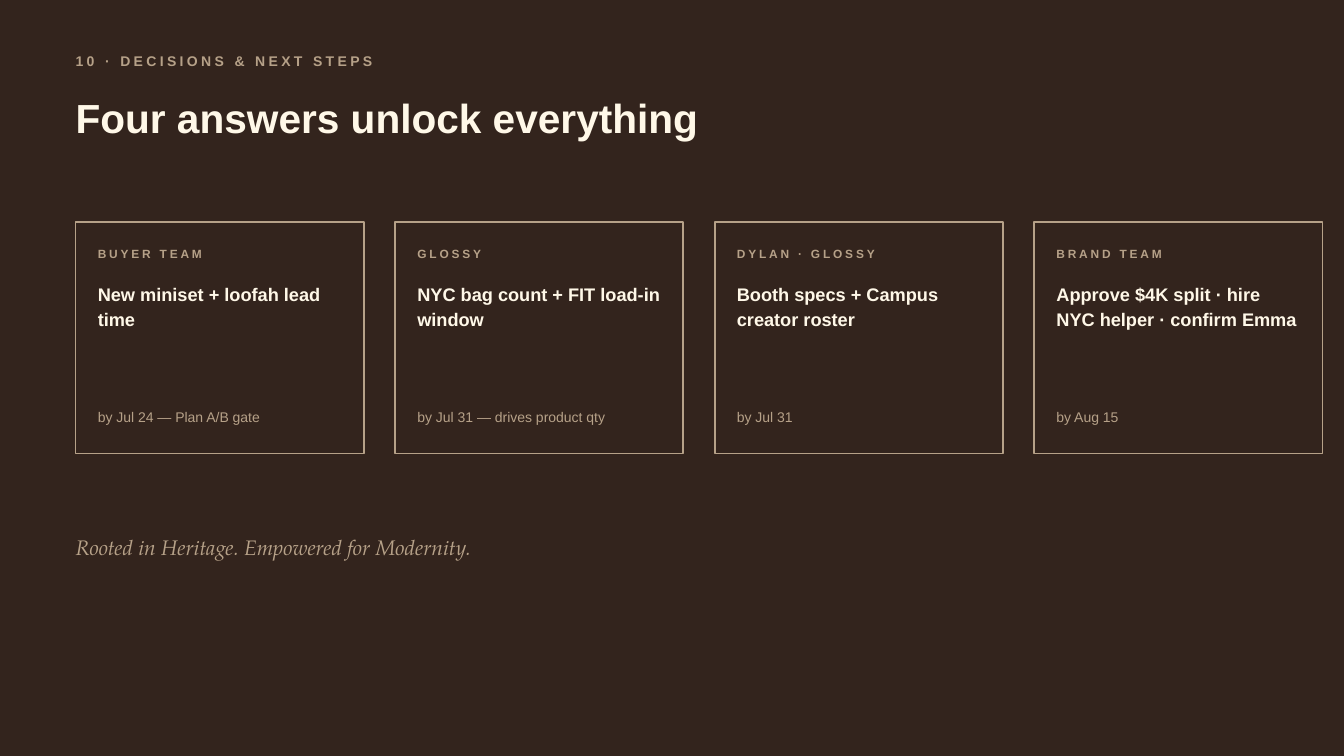
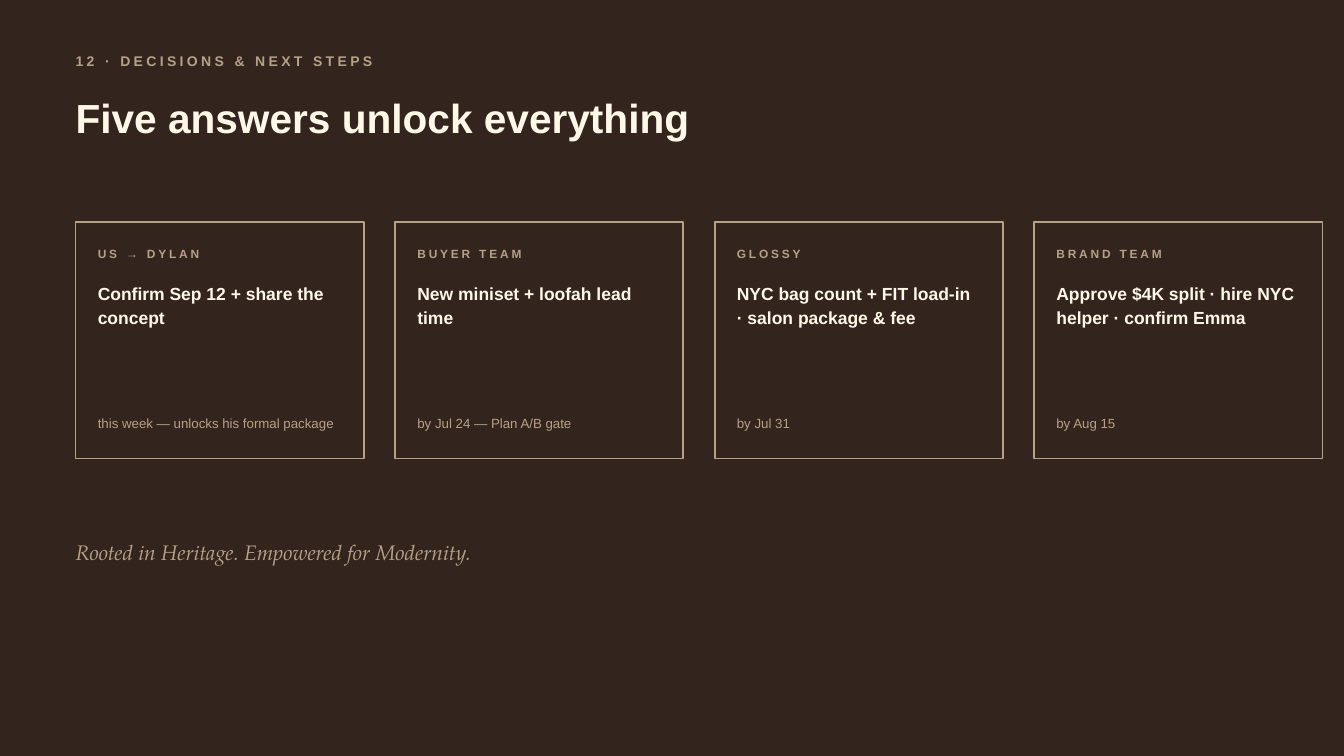
Before and after one commit to melinenguyen/cobasdaughter, a slide deck: slide 13 of glossy-gameday/glossy-september-deck.pptx (slide 11 before the commit). Drawn at 1344x756 pixels with LibreOffice and Linux fonts; fonts in the diff are those of the drawing. Boxes give left, top, right and bottom in pixels: in the first picture for what was removed or moved away, otherwise in the second. Text is boxed around its words. In the diff, an @@ line names an element or a change of style, - is before the commit and + after.

```diff
--- a/glossy-gameday/glossy-september-deck.pptx
+++ b/glossy-gameday/glossy-september-deck.pptx
@@ text at <box>76,56,372,66</box>: text changed @@
-10 · DECISIONS & NEXT STEPS
+12 · DECISIONS & NEXT STEPS
@@ text at <box>76,103,689,141</box>: text changed @@
-Four answers unlock everything
+Five answers unlock everything
@@ rectangle: place and size @@
-rectangle at <box>76,222,364,454</box>
+rectangle at <box>76,222,364,459</box>
@@ rectangle: place and size @@
-rectangle at <box>395,222,684,454</box>
+rectangle at <box>395,222,684,459</box>
@@ rectangle: place and size @@
-rectangle at <box>715,222,1003,454</box>
+rectangle at <box>715,222,1003,459</box>
@@ rectangle: place and size @@
-rectangle at <box>1034,222,1323,454</box>
+rectangle at <box>1034,222,1323,459</box>
@@ text at <box>98,250,199,258</box>: text changed @@
-BUYER TEAM
+US → DYLAN
@@ text at <box>417,250,521,258</box>: text changed @@
-GLOSSY
+BUYER TEAM
@@ text at <box>737,250,801,258</box>: text changed @@
-DYLAN · GLOSSY
+GLOSSY
@@ text at <box>98,287,323,328</box>: text changed; size 13 to 12.5 pt @@
-New miniset + loofah lead time
+Confirm Sep 12 + share the concept
@@ text at <box>417,287,631,324</box>: text changed; size 13 to 12.5 pt @@
-NYC bag count + FIT load-in window
+New miniset + loofah lead time
@@ text at <box>737,287,970,328</box>: text changed; size 13 to 12.5 pt @@
-Booth specs + Campus creator roster
+NYC bag count + FIT load-in · salon package & fee
@@ text "Approve $4K split · hire ..." at <box>1056,287,1294,328</box>: size 13 to 12.5 pt @@
@@ text at <box>98,418,333,431</box>: text changed; size 10 to 9.5 pt @@
-by Jul 24 — Plan A/B gate
+this week — unlocks his formal package
@@ text at <box>417,418,572,431</box>: text changed; size 10 to 9.5 pt @@
-by Jul 31 — drives product qty
+by Jul 24 — Plan A/B gate
@@ text "by Jul 31" at <box>737,418,790,431</box>: size 10 to 9.5 pt @@
@@ text "by Aug 15" at <box>1056,418,1116,431</box>: size 10 to 9.5 pt @@
@@ text "Rooted in Heritage. Empowered for ...": place and size @@
-text "Rooted in Heritage. Empowered for ..." at <box>76,539,471,561</box>
+text "Rooted in Heritage. Empowered for ..." at <box>76,544,471,566</box>
```
Also in this commit, not shown: 8 other slides changed, 3 slides added, 1 slide removed, 1 other file.
